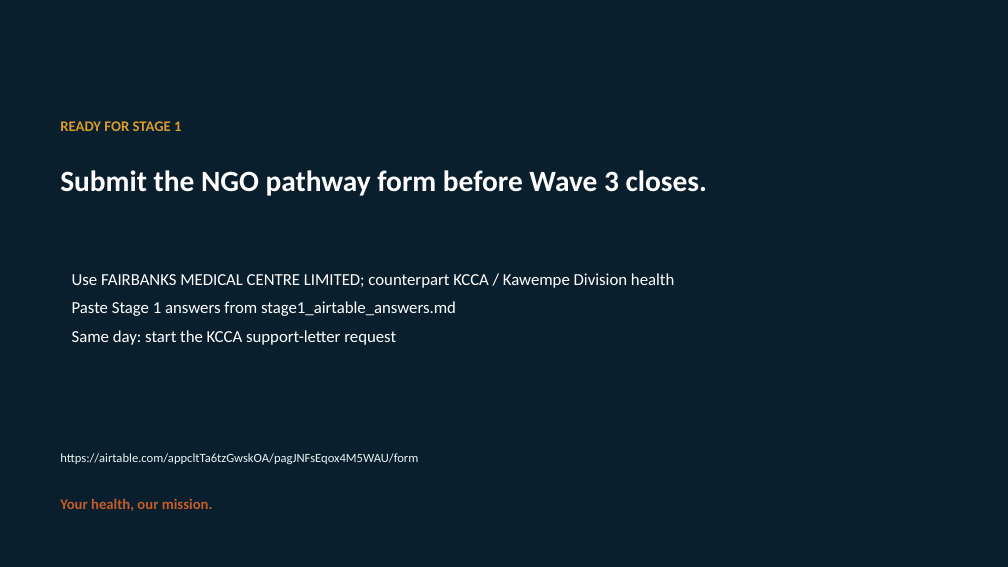
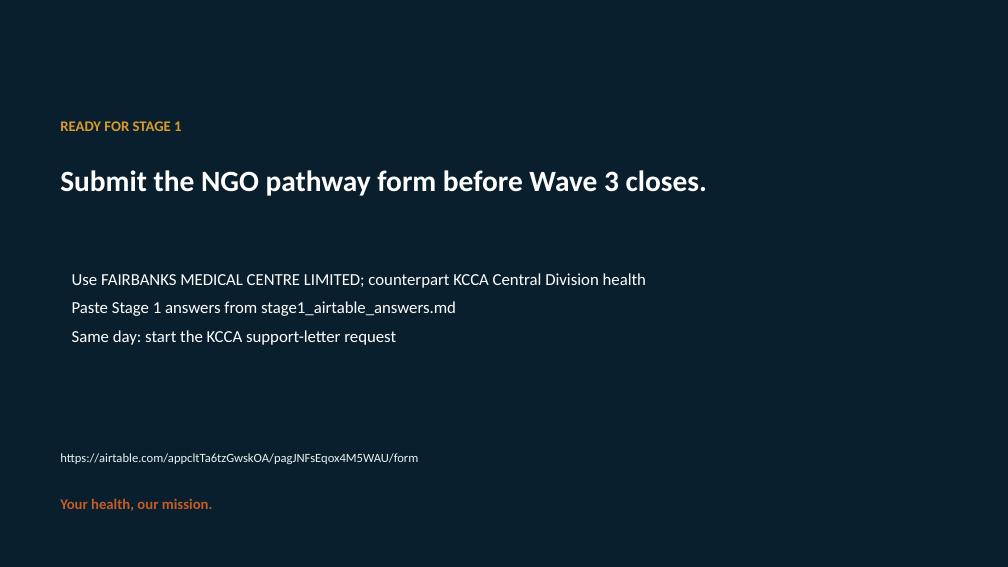
Before and after one commit to WASSWA2624/fairbanks, a slide deck: slide 10 of applications/dpi-safeguards/documents/dpi-safeguards_ppt.pptx. Drawn at 1008x567 pixels with LibreOffice and Linux fonts; fonts in the diff are those of the drawing; background and template pictures are left out; a plain dark background stands for a picture behind light text. Boxes give left, top, right and bottom in pixels: in the first picture for what was removed or moved away, otherwise in the second. Text is boxed around its words. In the diff, an @@ line names an element or a change of style, - is before the commit and + after.

```diff
--- a/applications/dpi-safeguards/documents/dpi-safeguards_ppt.pptx
+++ b/applications/dpi-safeguards/documents/dpi-safeguards_ppt.pptx
@@ text at <box>72,273,646,288</box>: text changed @@
-Use FAIRBANKS MEDICAL CENTRE LIMITED; counterpart KCCA / Kawempe Division health
+Use FAIRBANKS MEDICAL CENTRE LIMITED; counterpart KCCA Central Division health
```
Also in this commit, not shown: 1 other slide changed, 5 other files.
